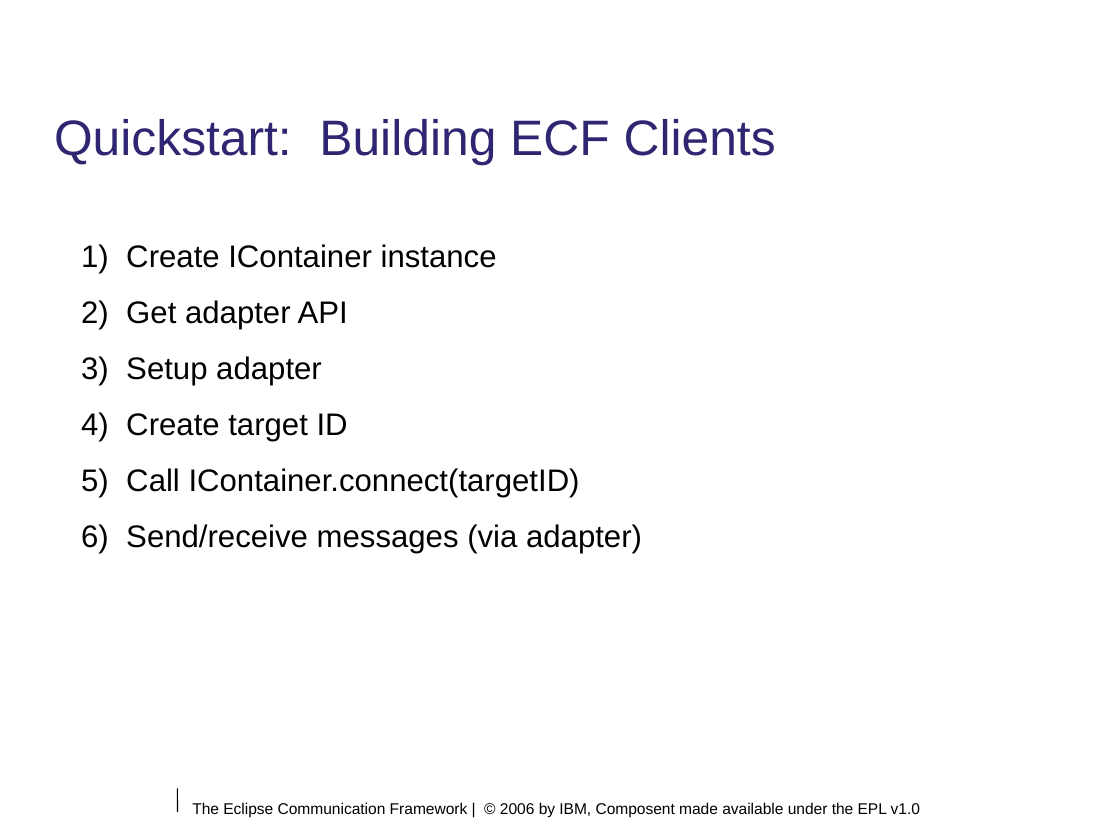
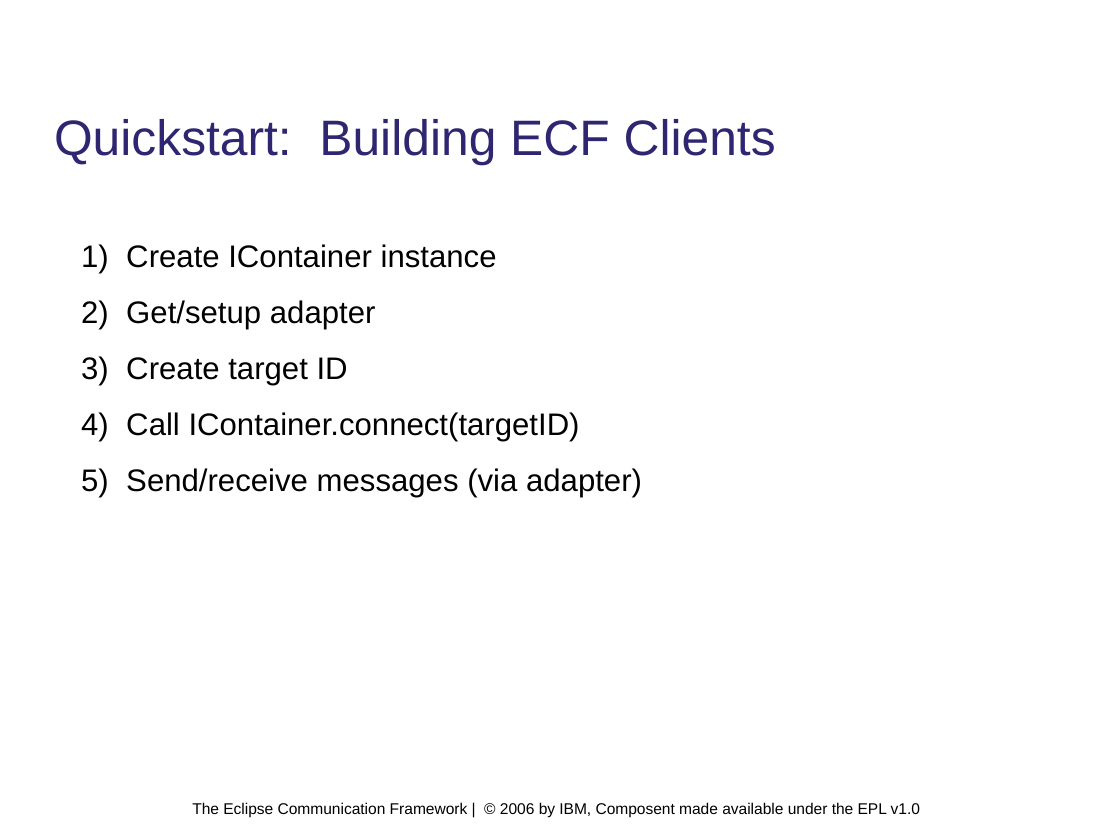
Before and after one commit to eclipse/ecf, a slide deck: slide 6 of doc/tutorials/EclipseCON 2006/module1.odp. Drawn at 1120x840 pixels with LibreOffice and Linux fonts; fonts in the diff are those of the drawing; background and template pictures are left out. Boxes give left, top, right and bottom in pixels: in the first picture for what was removed or moved away, otherwise in the second. Text is boxed around its words. In the diff, an @@ line names an element or a change of style, - is before the commit and + after.

```diff
--- a/doc/tutorials/EclipseCON 2006/module1.odp
+++ b/doc/tutorials/EclipseCON 2006/module1.odp
@@ text at box(126, 300, 376, 329): text changed @@
-2) Get adapter API
-3) Setup adapter
+2) Get/setup adapter
@@ line removed from (177, 788) to (178, 812) @@
```
Also in this commit, not shown: 9 other slides changed, 1 slide added, 1 slide removed, 1 other file.
